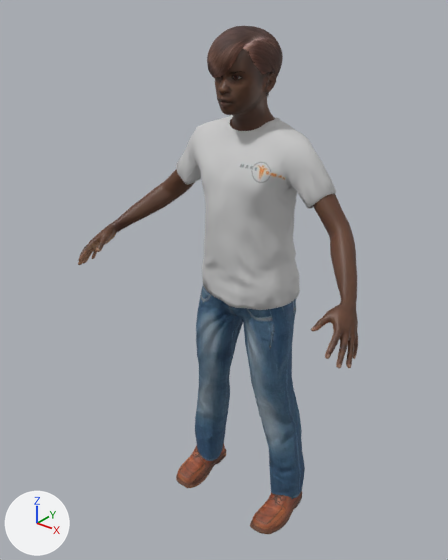
What one commit did to the glTF model models/makehuman/Biped/p11.glb.
Before and after are seen from a 50 mm lens placed at (1.098, -1.528, 1.79), pointed at (-0.044, -0.101, 0.905). The axes (+X, +Y, +Z) are drawn at lower left. The lights are the same throughout. The older version comes first. Vertices at exactly the same position are counted once.

Objects in the first picture: 'p11.body', 'p11.male_casualsuit06', 'p11.shoes01', 'p11.short03'.
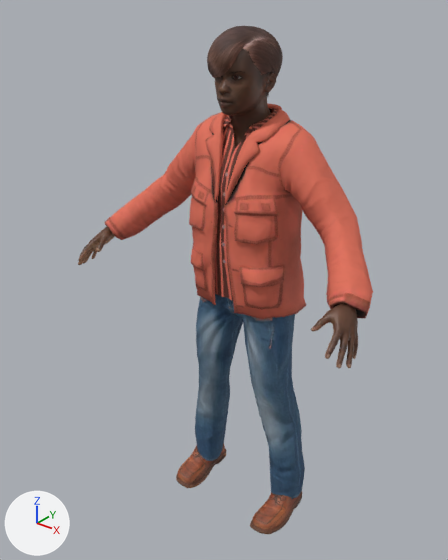
Changed parts and their boxes (x1, y1, x2, y2) in the pictures (448 x 560 px; the box of a moved part takes in the faces that stretch with it):
'p11.male_casualsuit05', added: after (105, 104, 373, 499)
'p11.male_casualsuit06', deleted: before (176, 115, 336, 499)
part 1 of me_base, moved or reshaped: before (78, 70, 358, 366); after (78, 60, 358, 368)

Diff of the bpy script that builds the scene:
```diff
--- a/models/makehuman/Biped/p11.glb.py
+++ b/models/makehuman/Biped/p11.glb.py
@@ img_male_casualsuit05_diffuse_png_p11 @@
+img_male_casualsuit05_diffuse_png_p11 = load_image('male_casualsuit05_diffuse.png-p11', '_unpacked/male_casualsuit05_diffuse.png-p11', 1024, 1024, 'sRGB')
@@ img_male_casualsuit05_normal @@
+img_male_casualsuit05_normal = load_image('male_casualsuit05_normal', '_unpacked/male_casualsuit05_normal', 1024, 1024, 'Non-Color')
@@ mat_p11_male_casualsuit05 @@
+mat_p11_male_casualsuit05 = bpy.data.materials.new('p11.male_casualsuit05')
+# uses the picture img_male_casualsuit05_diffuse_png_p11
+# uses the picture img_male_casualsuit05_normal
@@ me_base @@
 # used by ob_p11_body; location = (0.0, 0.0, 0.0)
-me_base.from_pydata(...)  # 4616 vertices, 9064 faces; spans x -0.52..0.52, y -0.34..0.05, z 0.17..1.67
+me_base.from_pydata(...)  # 4546 vertices, 8924 faces; spans x -0.52..0.52, y -0.34..0.05, z 0.17..1.67
+# me_base part 1: 179 vertices moved within x -0.51..0.52, y -0.34..-0.04, z 0.91..1.56; 565 vertices removed from x -0.49..0.51, y -0.25..0.04, z 0.92..1.57; 495 vertices added at x -0.52..0.52, y -0.34..0.04, z 0.9..1.62
 me_base.materials.append(mat_p11_body)
@@ me_male_casualsuit05 @@
+me_male_casualsuit05.from_pydata(...)  # 1847 vertices, 3382 faces; spans x -0.501..0.501, y -0.237..0.126, z 0.065..1.456
+me_male_casualsuit05.materials.append(mat_p11_male_casualsuit05)
@@ ob_p11_male_casualsuit06 @@
-ob_p11_male_casualsuit06 = bpy.data.objects.new('p11.male_casualsuit06', me_male_casualsuit06)
-ob_p11_male_casualsuit06.location = (0.0, 0.0, 0.0)
@@ ob_p11_male_casualsuit05 @@
+ob_p11_male_casualsuit05 = bpy.data.objects.new('p11.male_casualsuit05', me_male_casualsuit05)
+ob_p11_male_casualsuit05.location = (0.0, 0.0, 0.0)
```
